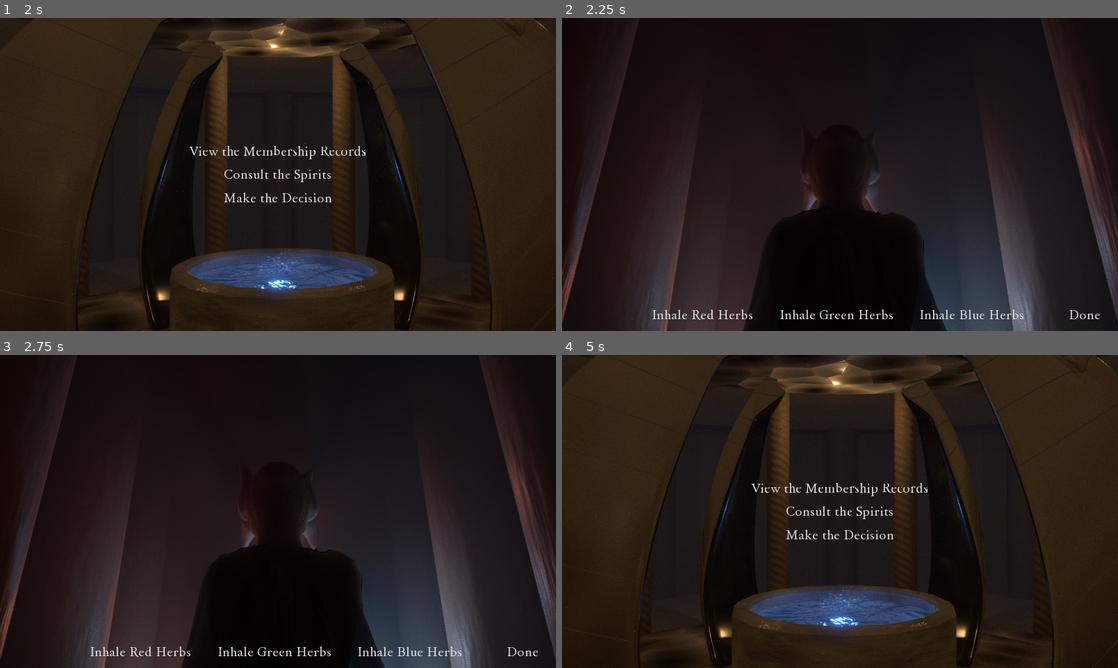
Above: before the commit, frames 1-4 (two rows, left to right).
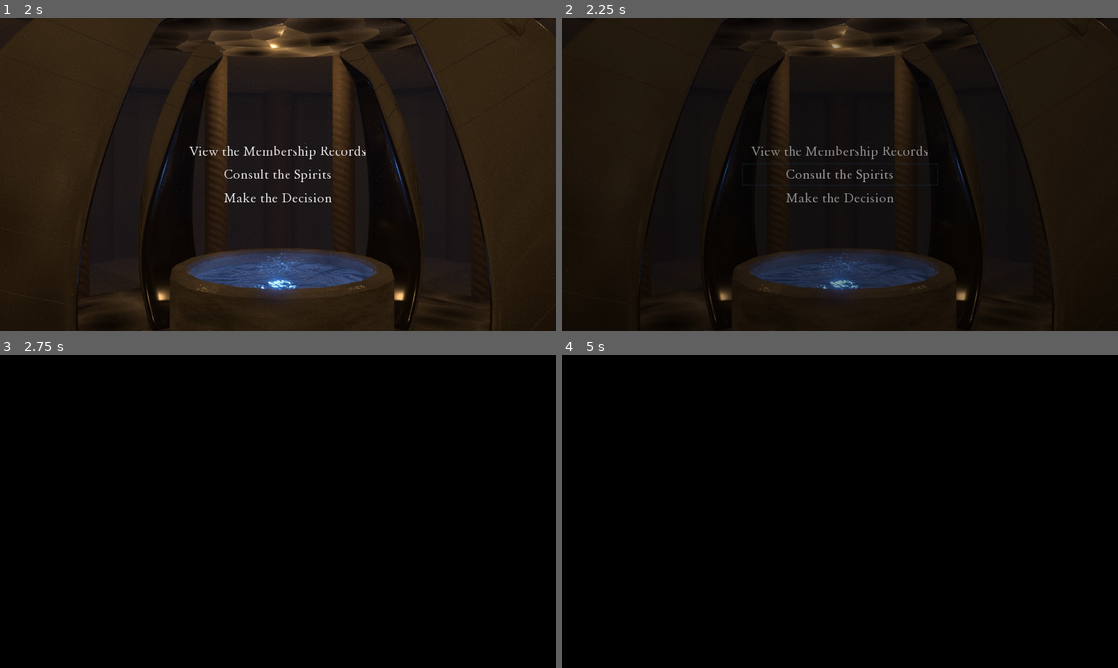
Above: after the commit, the same moments.

Repository: KenYam-Phoenix/finding-the-lamb
Game: Godot game, scene res://scenes/Overworld.tscn
Same seed, same stepped clock (60 frames per second), same inputs: the game is played once before the commit and once after it.
Inputs (mouse positions are in pixels of both pictures, inside the frame that each line leads up to):
- Up to frame 1 (2 s): click "View the Membership Records" at 0.5 s; click "Done" at 1.25 s
- Up to frame 2 (2.25 s): click "Consult the Spirits" at 2 s
- Up to frame 3 (2.75 s): no input
- Up to frame 4 (5 s): click (1084, 652) at 2.75 s, where only the run before the commit has a clickable "Done"; click (1084, 652) at 3.5 s, where only the run after the commit has a clickable "Done"; click (1084, 652) at 4.25 s, where only the run after the commit has a clickable "Done"

Frame 1 is identical in both runs. In frame 2, 32% of the frame differs, in the area x 0-100%, y 0-100%; in frame 3, 60%; in frame 4, 88%.

Commit message:
Add transitions to scenes

Diff:
--- /dev/null
+++ b/objects/FadeIn.tscn
@@ -0,0 +1,61 @@
+[gd_scene load_steps=3 format=2]
+
+[ext_resource path="res://scripts/FadeIn.gd" type="Script" id=1]
+
+[sub_resource type="Animation" id=1]
+
+resource_name = "FadeIn"
+length = 1.0
+loop = false
+step = 0.1
+tracks/0/type = "value"
+tracks/0/path = NodePath("ColorRect:modulate")
+tracks/0/interp = 1
+tracks/0/loop_wrap = true
+tracks/0/imported = false
+tracks/0/enabled = true
+tracks/0/keys = {
+"times": PoolRealArray( -2.23517e-08, 1 ),
+"transitions": PoolRealArray( 1, 1 ),
+"update": 0,
+"values": [ Color( 0, 0, 0, 1 ), Color( 0, 0, 0, 0 ) ]
+}
+
+[node name="FadeIn" type="Control"]
+pause_mode = 2
+anchor_left = 0.0
+anchor_top = 0.0
+anchor_right = 1.0
+anchor_bottom = 1.0
+rect_pivot_offset = Vector2( 0, 0 )
+rect_clip_content = false
+mouse_filter = 0
+mouse_default_cursor_shape = 0
+size_flags_horizontal = 1
+size_flags_vertical = 1
+script = ExtResource( 1 )
+
+[node name="AnimationPlayer" type="AnimationPlayer" parent="."]
+root_node = NodePath("..")
+autoplay = ""
+playback_process_mode = 1
+playback_default_blend_time = 0.0
+playback_speed = 1.0
+anims/FadeIn = SubResource( 1 )
+blend_times = [  ]
+
+[node name="ColorRect" type="ColorRect" parent="."]
+modulate = Color( 0, 0, 0, 1 )
+anchor_left = 0.0
+anchor_top = 0.0
+anchor_right = 1.0
+anchor_bottom = 1.0
+rect_pivot_offset = Vector2( 0, 0 )
+rect_clip_content = false
+mouse_filter = 0
+mouse_default_cursor_shape = 0
+size_flags_horizontal = 1
+size_flags_vertical = 1
+color = Color( 0, 0, 0, 1 )
+
+[connection signal="animation_finished" from="AnimationPlayer" to="." method="_animation_finished"]
--- a/scenes/FinalSelection.tscn
+++ b/scenes/FinalSelection.tscn
@@ -1,9 +1,10 @@
-[gd_scene load_steps=5 format=2]
+[gd_scene load_steps=6 format=2]
 
 [ext_resource path="res://scripts/FinalSelection.gd" type="Script" id=1]
 [ext_resource path="res://graphics/pool2.jpg" type="Texture" id=2]
 [ext_resource path="res://fonts/Tutorial.tres" type="DynamicFont" id=3]
 [ext_resource path="res://objects/Tutorial.tscn" type="PackedScene" id=4]
+[ext_resource path="res://objects/FadeIn.tscn" type="PackedScene" id=5]
 
 [node name="FinalSelection" type="Control"]
 anchor_left = 0.0
@@ -192,7 +193,6 @@
 align = 1
 
 [node name="Tutorial" parent="." instance=ExtResource( 4 )]
-visible = false
 text = "The minute hand on your watch hasn't changed since the last five times you looked at it; the time is approaching. Despite your efforts to remain calm, the enormity of the situation is finally settling on you.
 
 Your members are in their homes, aware of the role that might fall to them. Each of them are ready, should it fall to them; each know that the needs of the creed outweigh their own lives.
@@ -201,4 +201,6 @@
 
 It is time to make your decision."
 
+[node name="FadeIn" parent="." instance=ExtResource( 5 )]
+
 [connection signal="pressed" from="Button_Confirm" to="." method="_confirm"]
--- a/scenes/MemberList.tscn
+++ b/scenes/MemberList.tscn
@@ -1,8 +1,10 @@
-[gd_scene load_steps=4 format=2]
+[gd_scene load_steps=6 format=2]
 
 [ext_resource path="res://scripts/MemberList.gd" type="Script" id=1]
 [ext_resource path="res://graphics/notebook.jpg" type="Texture" id=2]
 [ext_resource path="res://fonts/Tutorial.tres" type="DynamicFont" id=3]
+[ext_resource path="res://sounds/book_open.ogg" type="AudioStream" id=4]
+[ext_resource path="res://sounds/book_close.ogg" type="AudioStream" id=5]
 
 [node name="MemberList" type="Control"]
 anchor_left = 0.0
@@ -95,4 +97,23 @@
 flat = true
 align = 1
 
+[node name="Audio_BookOpen" type="AudioStreamPlayer" parent="."]
+stream = ExtResource( 4 )
+volume_db = 0.0
+pitch_scale = 1.0
+autoplay = false
+stream_paused = false
+mix_target = 0
+bus = "Master"
+
+[node name="Audio_BookClose" type="AudioStreamPlayer" parent="."]
+pause_mode = 2
+stream = ExtResource( 5 )
+volume_db = 0.0
+pitch_scale = 1.0
+autoplay = false
+stream_paused = false
+mix_target = 0
+bus = "Master"
+
 [connection signal="pressed" from="Button_Done" to="." method="_backToMenu"]
--- a/scenes/SpiritCommunication.tscn
+++ b/scenes/SpiritCommunication.tscn
@@ -8,6 +8,7 @@
 [ext_resource path="res://sounds/choir.ogg" type="AudioStream" id=6]
 [ext_resource path="res://sounds/inhale.ogg" type="AudioStream" id=7]
 [ext_resource path="res://sounds/exhale.ogg" type="AudioStream" id=8]
+[ext_resource path="res://objects/FadeIn.tscn" type="PackedScene" id=9]
 
 [sub_resource type="Shader" id=1]
 
@@ -253,6 +254,8 @@
 flat = true
 align = 1
 
+[node name="FadeIn" parent="." instance=ExtResource( 9 )]
+
 [connection signal="pressed" from="Button_Exhale" to="." method="_exhale"]
 [connection signal="pressed" from="Button_Done" to="." method="_backToMenu"]
 [connection signal="pressed" from="HBox_Inhale/Button_Inhale_Red" to="." method="_inhale_red"]
--- /dev/null
+++ b/scripts/FadeIn.gd
@@ -0,0 +1,9 @@
+extends Control
+
+onready var anim_player = $AnimationPlayer
+
+func _ready():
+	anim_player.play("FadeIn")
+
+func _animation_finished(anim_name):
+	queue_free()
--- a/scripts/FinalSelection.gd
+++ b/scripts/FinalSelection.gd
@@ -1,4 +1,6 @@
 extends Control
+
+const obj_transition = preload("res://objects/Transition.tscn")
 
 onready var menu_lamb = $VBox/Menu_Lamb
 onready var menu_spirit = $VBox/Menu_Spirit
@@ -36,4 +38,6 @@
 func _confirm():
 	Cultmaster.chosen_lamb = which_lamb
 	Cultmaster.chosen_spirit = which_spirit
-	get_tree().change_scene("res://scenes/Ending.tscn")
+	var transition = obj_transition.instance()
+	transition.destination = "res://scenes/Ending.tscn"
+	add_child(transition)
--- a/scripts/MemberList.gd
+++ b/scripts/MemberList.gd
@@ -3,8 +3,10 @@
 const obj_memberoverview = preload("res://objects/MemberOverview.tscn")
 
 onready var vbox_members = $ScrollContainer/VBox_Members
+onready var audio_bookopen = $Audio_BookOpen
 
 func _ready():
+	audio_bookopen.play()
 	var members = Cultmaster.members.values()
 	for next_member in members:
 		var member_overview = obj_memberoverview.instance()
--- a/scripts/Overworld.gd
+++ b/scripts/Overworld.gd
@@ -1,18 +1,24 @@
 extends Control
+
+const obj_transition = preload("res://objects/Transition.tscn")
 
 onready var vbox_menu = $VBox_Menu
 onready var vbox_areyousure = $VBox_AreYouSure
 
+func transition(scene):
+	var transition = obj_transition.instance()
+	transition.destination = scene
+	add_child(transition)
 
 func _gotoFinalSelection():
-	get_tree().change_scene("res://scenes/FinalSelection.tscn")
+	transition("res://scenes/FinalSelection.tscn")
 
 func _displayAreYouSure():
 	vbox_menu.hide()
 	vbox_areyousure.show()
 
 func _consultSpirits():
-	get_tree().change_scene("res://scenes/SpiritCommunication.tscn")
+	transition("res://scenes/SpiritCommunication.tscn")
 
 func _seeMemberRecords():
 	get_tree().change_scene("res://scenes/MemberList.tscn")
--- a/scripts/SpiritCommunication.gd
+++ b/scripts/SpiritCommunication.gd
@@ -1,4 +1,6 @@
 extends Control
+
+const obj_transition = preload("res://objects/Transition.tscn")
 
 onready var spirit_message = $SpiritMessage
 onready var blur = $Blur
@@ -7,6 +9,7 @@
 onready var button_done = $Button_Done
 onready var sound_inhale = $Inhale
 onready var sound_exhale = $Exhale
+onready var sound_drone = $Ambience
 
 var hallucinate_actual = 0.0
 var hallucinate_target = 0.0
@@ -54,4 +57,8 @@
 	sound_exhale.play()
 
 func _backToMenu():
-	get_tree().change_scene("res://scenes/Overworld.tscn")
+	sound_exhale.stop()
+	sound_drone.stop()
+	var transition = obj_transition.instance()
+	transition.destination = "res://scenes/Overworld.tscn"
+	add_child(transition)
Not shown: 1 places in scenes/SpiritCommunication.tscn that only renumber resources
